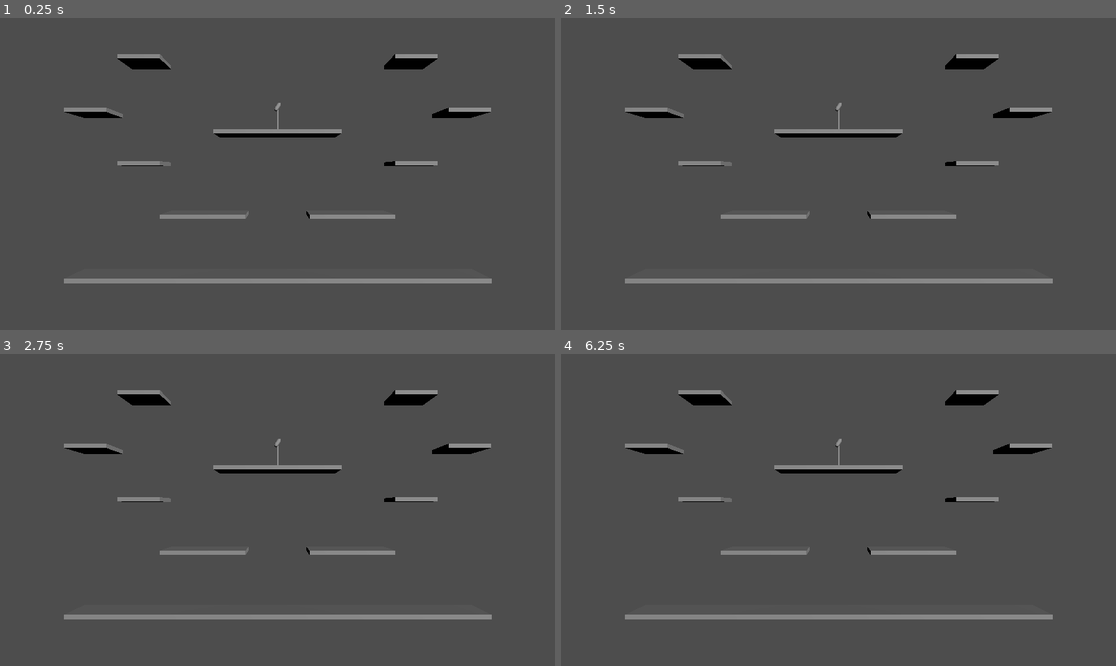
Above: before the commit, frames 1-4 (two rows, left to right).
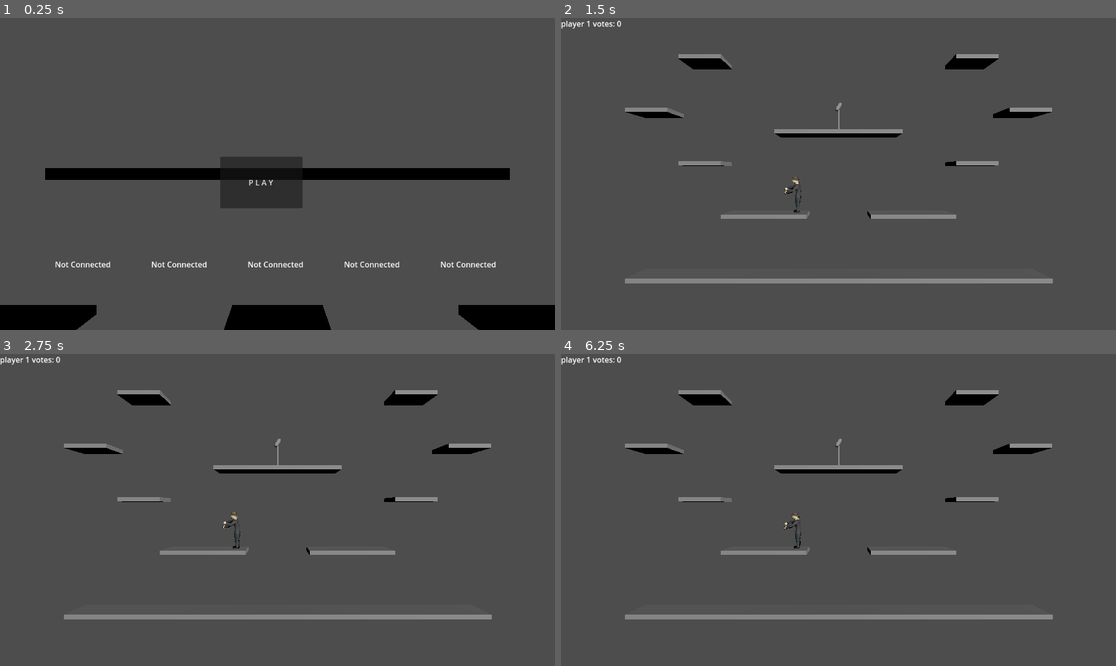
Above: after the commit, the same moments.

Repository: Dethcrvsh/mortal-democracy
Game: Godot game, scene res://scenes/main.tscn
Same seed, same stepped clock (60 frames per second), same inputs: the game is played once before the commit and once after it.
Inputs (mouse positions are in pixels of both pictures, inside the frame that each line leads up to):
- Up to frame 1 (0.25 s): no input
- Up to frame 2 (1.5 s): click (821, 183) at 0.5 s, where only the run after the commit has a clickable "P L A Y"; tap Enter (start) at 1.25, 1.35 s; move the mouse to (960, 158) at 1.27 s; click (960, 158) at 1.42 s
- Up to frame 3 (2.75 s): drag from (166, 525) to (249, 572) at 2.02 s
- Up to frame 4 (6.25 s): tap Enter (start) at 2.75, 2.85, 3.5, 4.25, 4.35, 5, 5.75, 5.85 s; move the mouse to (894, 441) at 2.77 s; click (894, 441) at 2.92 s; drag from (810, 572) to (672, 463) at 3.52 s; move the mouse to (1005, 556) at 4.27 s; click (1005, 556) at 4.42 s; drag from (672, 463) to (755, 432) at 5.02 s; move the mouse to (866, 510) at 5.77 s; click (866, 510) at 5.92 s

The runs differ from the first frame. In frame 1, 13% of the frame differs, in the area x 0-100%, y 11-100%; in frame 2, 0.2%; in frame 3, 0.2%; in frame 4, 0.2%.

Commit message:
merge main

Diff:
--- a/scenes/Map2.tscn
+++ b/scenes/Map2.tscn
@@ -1,6 +1,7 @@
-[gd_scene load_steps=5 format=3 uid="uid://d23a0017eqbwr"]
+[gd_scene load_steps=6 format=3 uid="uid://ed6dkjn34eh0"]
 
 [ext_resource type="PackedScene" uid="uid://da4bmar1xqjac" path="res://scenes/Platform1.tscn" id="1_hv637"]
+[ext_resource type="Script" path="res://scripts/map.gd" id="1_lmh6s"]
 [ext_resource type="PackedScene" uid="uid://gjj2shypyqs" path="res://scenes/Goal.tscn" id="2_hargo"]
 
 [sub_resource type="BoxShape3D" id="BoxShape3D_1gjyb"]
@@ -10,7 +11,7 @@
 size = Vector3(1, 24, 1)
 
 [node name="Map1" type="Node3D"]
-transform = Transform3D(5, 0, 0, 0, 5, 0, 0, 0, 5, 0, 0, 0)
+script = ExtResource("1_lmh6s")
 
 [node name="Platforms" type="Node3D" parent="."]
 
@@ -86,3 +87,7 @@
 
 [node name="4" type="Node3D" parent="SpawnPoints"]
 transform = Transform3D(1, 0, 0, 0, 1, 0, 0, 0, 1, 0, 1, 0)
+
+[node name="Camera3D2" type="Camera3D" parent="."]
+transform = Transform3D(1, 0, 0, 0, 1, 0, 0, 0, 1, 0, 5, 10)
+current = true
--- a/scenes/main.tscn
+++ b/scenes/main.tscn
@@ -1,18 +1,13 @@
 [gd_scene load_steps=4 format=3 uid="uid://dt8xwe573wesg"]
 
-[ext_resource type="PackedScene" path="res://scenes/Map2.tscn" id="1_fjmnx"]
+[ext_resource type="Script" path="res://scripts/main.gd" id="1_74ure"]
 [ext_resource type="Script" path="res://scripts/PlayerHandler.gd" id="2_ed27k"]
-[ext_resource type="Script" path="res://scenes/map.gd" id="2_h5ook"]
+[ext_resource type="PackedScene" uid="uid://bikj55cxc5ntv" path="res://scenes/Gamestate.tscn" id="3_tqnbc"]
 
 [node name="main" type="Node3D"]
-
-[node name="Map2" parent="." groups=["maps"] instance=ExtResource("1_fjmnx")]
-transform = Transform3D(1, 0, 0, 0, 1, 0, 0, 0, 1, 0, 0, 0)
-script = ExtResource("2_h5ook")
-
-[node name="Camera3D" type="Camera3D" parent="."]
-transform = Transform3D(1, 0, 0, 0, 1, 0, 0, 0, 1, 0, 5, 10)
-current = true
+script = ExtResource("1_74ure")
 
 [node name="PlayerHandler" type="Node3D" parent="."]
 script = ExtResource("2_ed27k")
+
+[node name="Gamestate" parent="." instance=ExtResource("3_tqnbc")]
--- a/scripts/main.gd
+++ b/scripts/main.gd
@@ -11,6 +11,7 @@
 @onready var win_screen_asset = load("res://scenes/WinScreen.tscn")
 @onready var main_menu_asset = load("res://scenes/MainMenu.tscn")
 @onready var map1_asset = load("res://scenes/Map1.tscn")
+@onready var map2_asset = load("res://scenes/Map2.tscn")
 @onready var menu_map_asset = load("res://scenes/MenuMap.tscn")
 
 func _ready():
@@ -44,7 +45,7 @@
 	main_menu.queue_free()
 	if map != null:
 		map.queue_free()
-	map = map1_asset.instantiate()
+	map = map2_asset.instantiate()
 	add_child(map)
 	player_handler.set_map(map)
 	player_handler.despawn_players()
